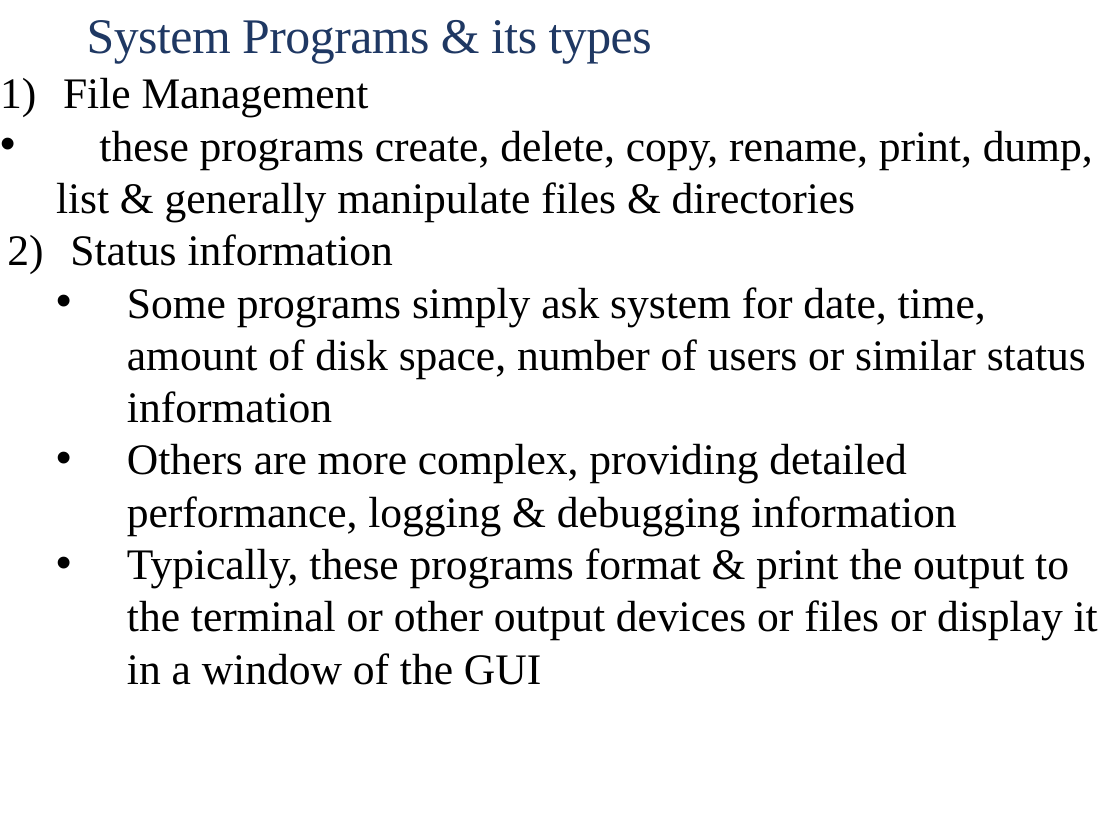
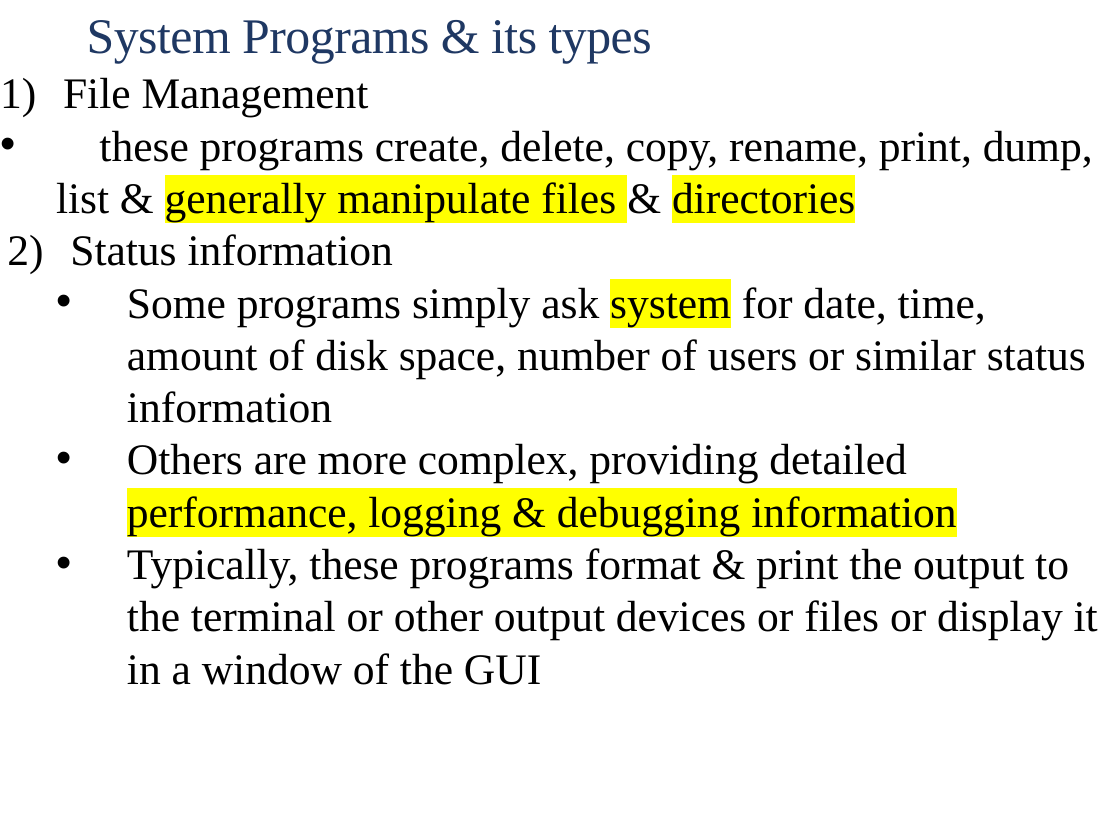
Before and after one commit to arjundontflex/notes.github.io, a slide deck: slide 40 of OS/OS_Module1_2023.pptx (slide 34 before the commit). Drawn at 1120x840 pixels with LibreOffice and Linux fonts; fonts in the diff are those of the drawing; background and template pictures are left out. Boxes give left, top, right and bottom in pixels: in the first picture for what was removed or moved away, otherwise in the second. Text is boxed around its words. In the diff, an @@ line names an element or a change of style, - is before the commit and + after.

```diff
--- a/OS/OS_Module1_2023.pptx
+++ b/OS/OS_Module1_2023.pptx
@@ text at [56,130,1093,535]: highlight none to #FFFF00 in "generally manipulate files directories", "system", "performance, logging & debugging information" @@
```
Also in this commit, not shown: 10 other slides changed, 6 slides added, 5 other files.
